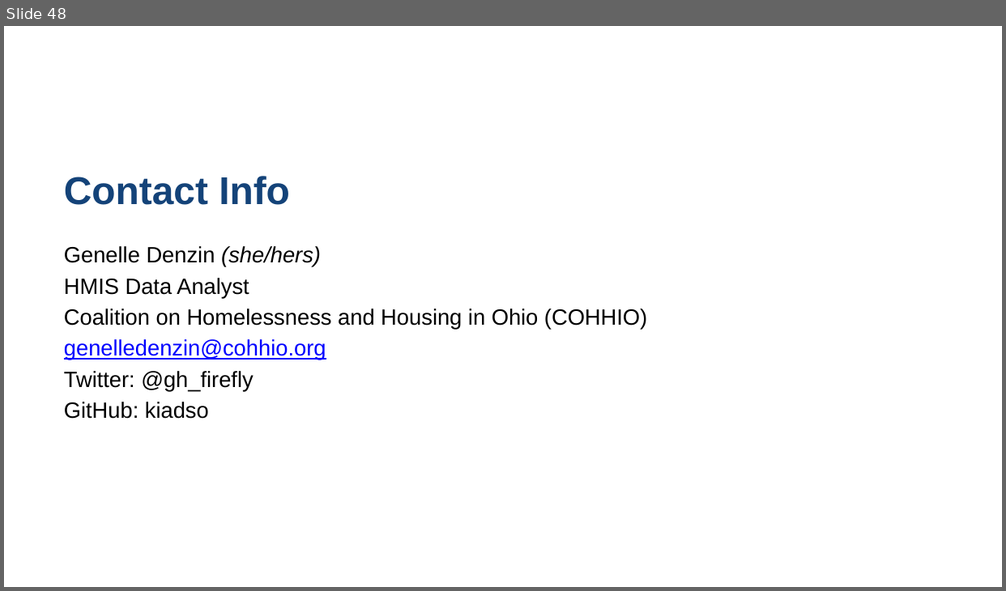
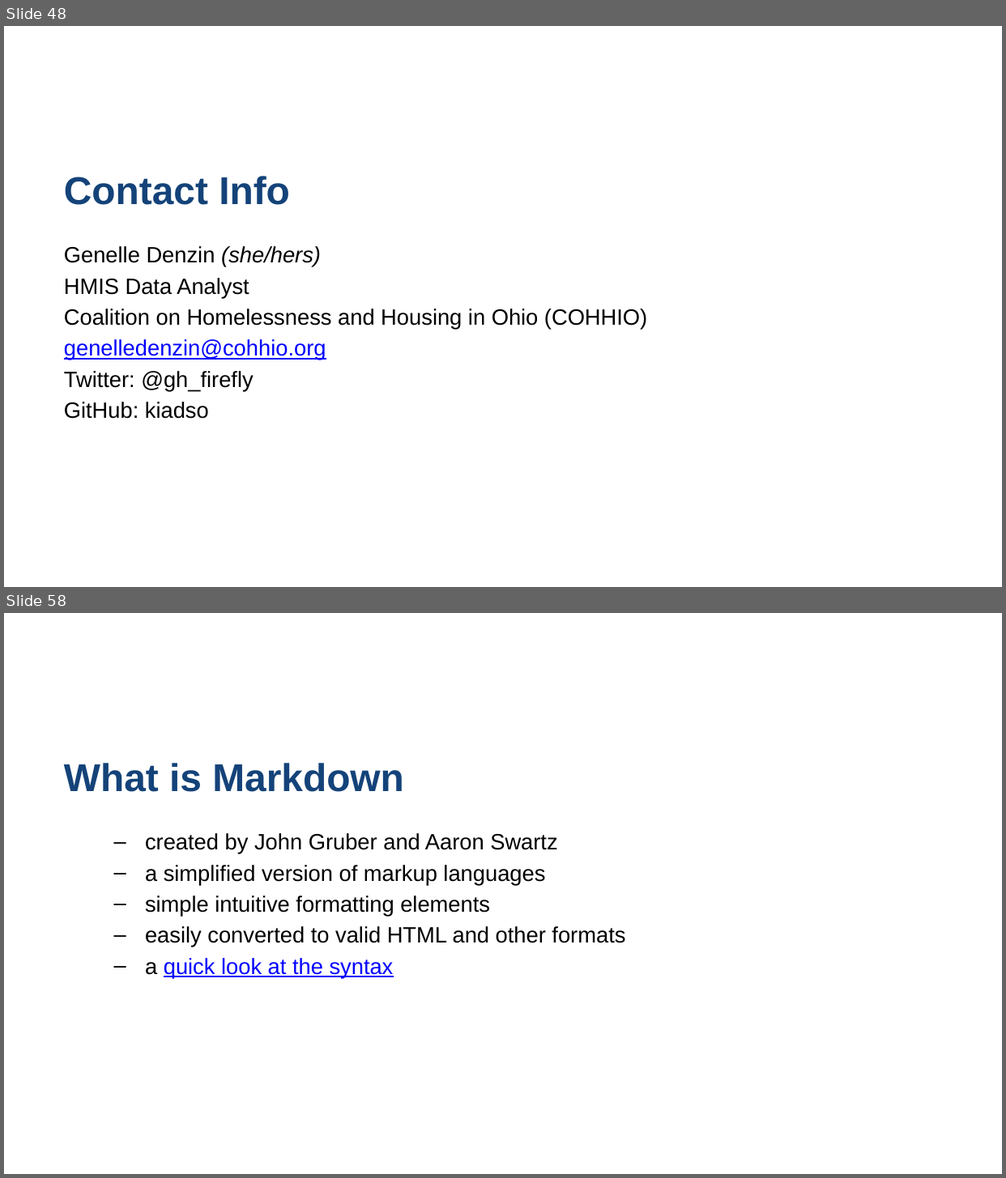
Before and after one commit to COHHIO/rmarkdown_talk, a slide deck: nhsdc_reference.pptx. Shown one above the other, each under a label of ours: slide 48 before the commit, slides 48 and 58 after it; the slides between them are not shown. The pictures are 1006x591 and 1006x1178 pixels, drawn with LibreOffice and Linux fonts; fonts in the diff are those of the drawing; background and template pictures are left out. Boxes give left, top, right and bottom in pixels: in the first picture for what was removed or moved away, otherwise in the second. Text is boxed around its words. In the diff, an @@ line names an element or a change of style, - is before the commit and + after.

```diff
--- a/nhsdc_reference.pptx
+++ b/nhsdc_reference.pptx
@@ slide 58 added at [4,613,1002,1174], background picture (left out) @@
@@ title added at [64,763,404,792], 28 pt, text #144379, bold @@
+What is Markdown
@@ text added at [145,833,625,978], 16 pt, text #000000 @@
+  – created by John Gruber and Aaron Swartz
+  – a simplified version of markup languages
+  – simple intuitive formatting elements
+  – easily converted to valid HTML and other formats
+  – a quick look at the syntax
```
Also in this commit, not shown: 22 other slides added.
